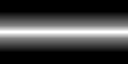
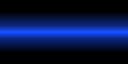
Revision of a layered 128 x 64 image; what changed, layer by layer:
pixels changed over [left=0, top=12, right=128, bottom=52] (layer not identified)
